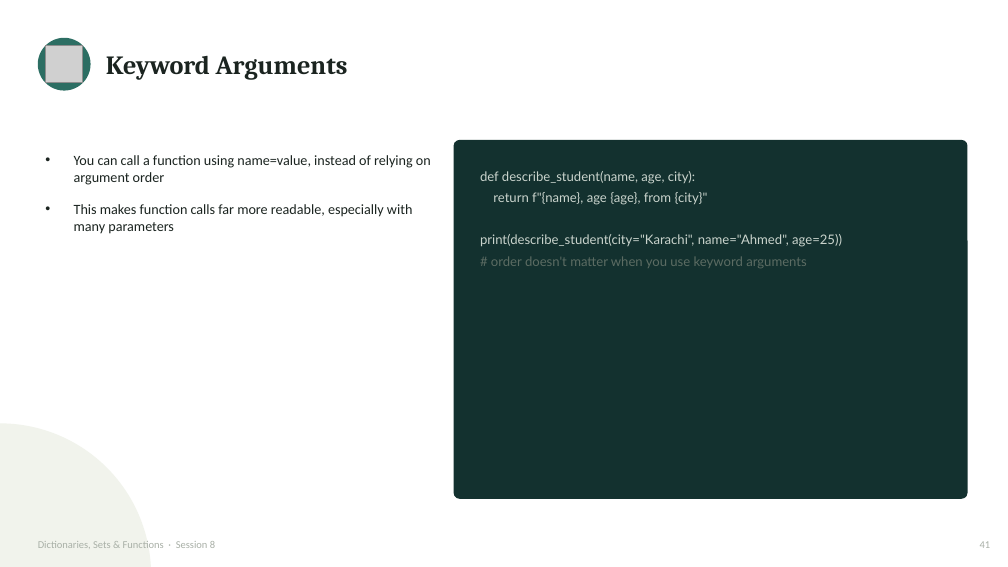
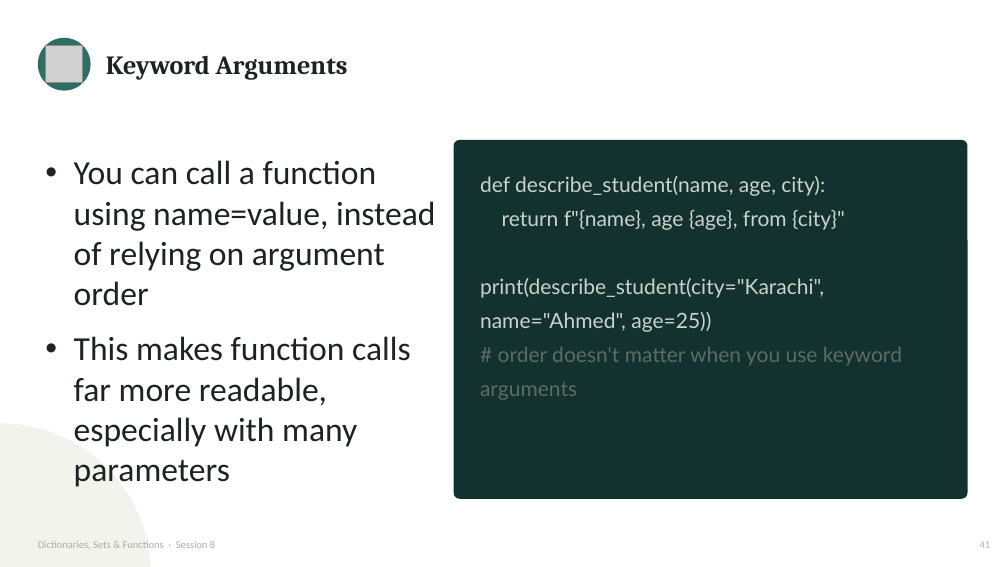
Before and after one commit to waseem-development/ai-ml-course, a slide deck: slide 42 of slides/1_python_slides/7_dicts_sets_functions.pptx. Drawn at 1008x567 pixels with LibreOffice and Linux fonts; fonts in the diff are those of the drawing; grey boxes stand for pictures. Boxes give left, top, right and bottom in pixels: in the first picture for what was removed or moved away, otherwise in the second. Text is boxed around its words. In the diff, an @@ line names an element or a change of style, - is before the commit and + after.

Commit message:
Updated Advanced Functions file

```diff
--- a/slides/1_python_slides/7_dicts_sets_functions.pptx
+++ b/slides/1_python_slides/7_dicts_sets_functions.pptx
@@ text "You can call a function ..." at (74, 160, 435, 487): size 13.5 to 32 pt @@
@@ text "def describe_student(name, age, city):" at (480, 176, 902, 400): size 12.5 to 20 pt @@
```
Also in this commit, not shown: 3 other slides changed, 1 other file.
